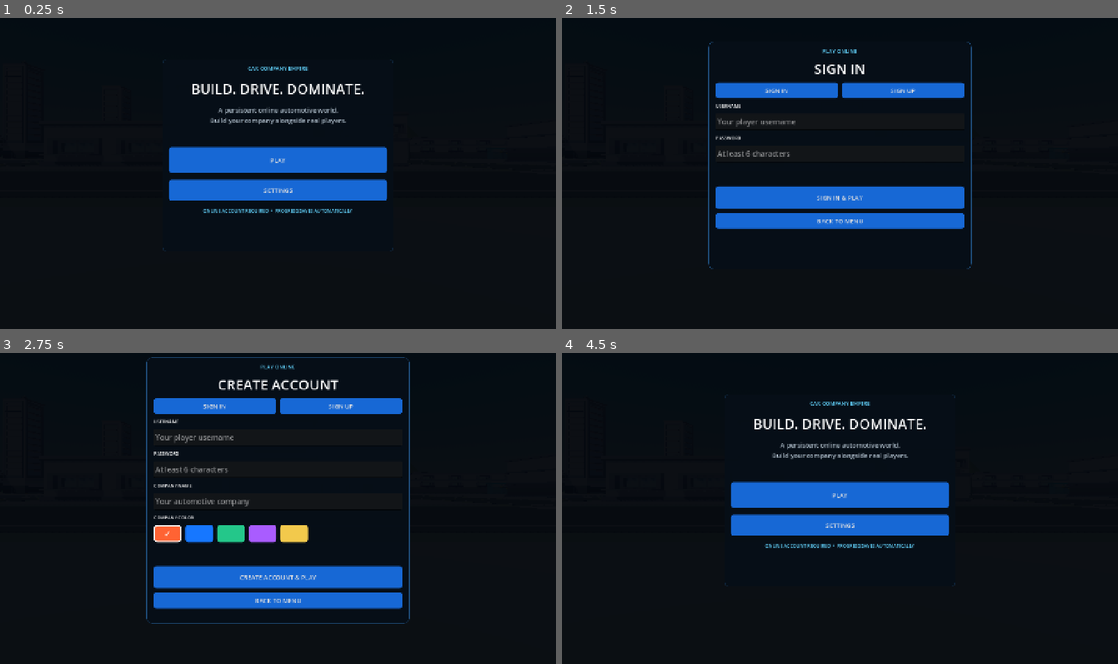
Above: before the commit, frames 1-4 (two rows, left to right).
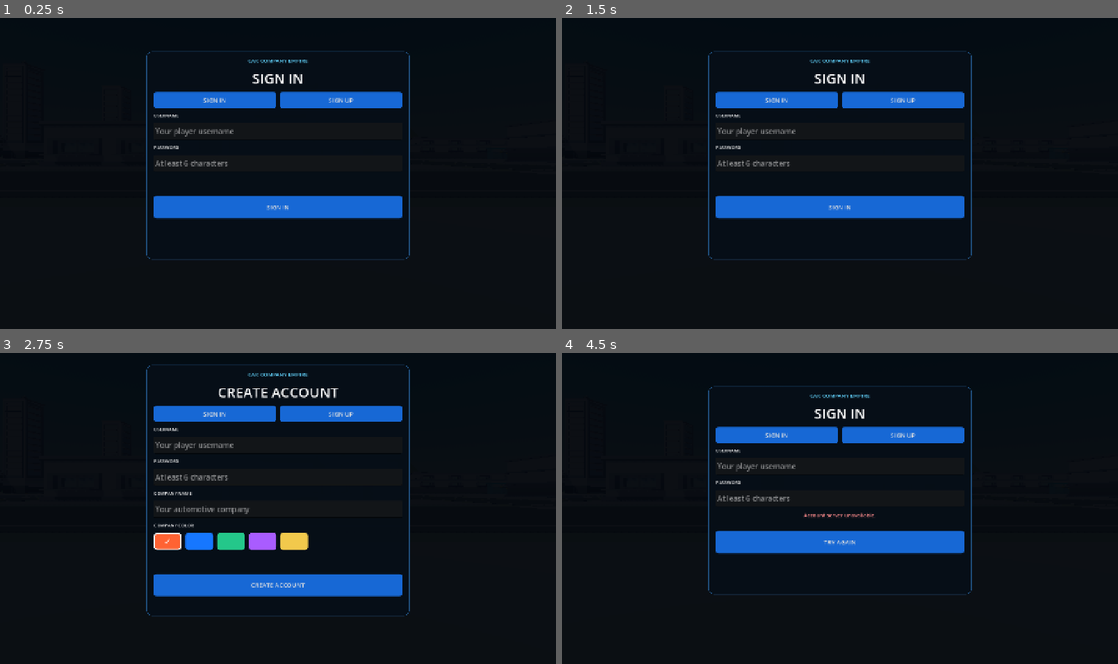
Above: after the commit, the same moments.

Repository: levmotin/car-company-empire
Game: Godot game, scene res://main.tscn
Two runs of this game, one before a commit and one after it. Both use one fixed random seed, a clock stepped at 60 frames per second and the inputs below.
Inputs (mouse positions are in pixels of both pictures, inside the frame that each line leads up to):
- Up to frame 1 (0.25 s): no input
- Up to frame 2 (1.5 s): click "PLAY" (after the commit: "SIGN IN") at 0.5 s; click "SIGN IN" at 1.25 s
- Up to frame 3 (2.75 s): click "SIGN UP" at 2 s
- Up to frame 4 (4.5 s): click "SIGN IN" at 2.75 s; click "SIGN IN" at 3.5 s; click (840, 555) at 4.25 s, where only the run before the commit has a clickable "BACK TO MENU"

The runs differ from the first frame. In frame 1, 13% of the frame differs, in the area x 26-74%, y 10-78%; in frame 2, 8.5%; in frame 3, 10%; in frame 4, 13%.

Commit message:
Show authentication before main menu

Diff:
--- a/scripts/game.gd
+++ b/scripts/game.gd
@@ -86,7 +86,7 @@
 	delete_request = HTTPRequest.new()
 	delete_request.request_completed.connect(_on_delete_request_completed)
 	add_child(delete_request)
-	_show_main_menu()
+	_show_auth_screen(true)
 
 func _setup_styles() -> void:
 	style_panel = StyleBoxFlat.new()
@@ -1513,6 +1513,9 @@
 	_refresh_hud()
 
 func _show_main_menu() -> void:
+	if auth_token.is_empty():
+		_show_auth_screen(true)
+		return
 	Input.mouse_mode = Input.MOUSE_MODE_VISIBLE
 	_clear_startup_screen()
 	company_setup = _startup_backdrop()
@@ -1523,7 +1526,7 @@
 	card.add_child(box)
 	_add_startup_heading(box, "CAR COMPANY EMPIRE", "BUILD. DRIVE. DOMINATE.")
 	var sub := Label.new()
-	sub.text = "A persistent online automotive world.\nBuild your company alongside real players."
+	sub.text = "SIGNED IN AS  %s  /  %s\nBuild your company alongside real players." % [player_username, company_name]
 	sub.horizontal_alignment = HORIZONTAL_ALIGNMENT_CENTER
 	sub.add_theme_font_size_override("font_size", 17)
 	sub.add_theme_color_override("font_color", Color("#aebdca"))
@@ -1533,7 +1536,7 @@
 	box.add_child(spacer)
 	var play := _ui_button("PLAY")
 	play.custom_minimum_size.y = 66
-	play.pressed.connect(_show_auth_screen.bind(true))
+	play.pressed.connect(_begin_online_play)
 	box.add_child(play)
 	var settings := _ui_button("SETTINGS")
 	settings.custom_minimum_size.y = 54
@@ -1572,13 +1575,13 @@
 func _show_auth_screen(sign_in: bool) -> void:
 	_clear_startup_screen()
 	company_setup = _startup_backdrop()
-	var card_size := Vector2(680, 590 if sign_in else 690)
+	var card_size := Vector2(680, 540 if sign_in else 650)
 	var card := _startup_card(card_size)
 	company_setup.add_child(card)
 	var box := VBoxContainer.new()
 	box.add_theme_constant_override("separation", 11)
 	card.add_child(box)
-	_add_startup_heading(box, "PLAY ONLINE", "SIGN IN" if sign_in else "CREATE ACCOUNT")
+	_add_startup_heading(box, "CAR COMPANY EMPIRE", "SIGN IN" if sign_in else "CREATE ACCOUNT")
 	var mode_row := HBoxContainer.new()
 	mode_row.add_theme_constant_override("separation", 10)
 	box.add_child(mode_row)
@@ -1628,16 +1631,13 @@
 	error_label.add_theme_font_size_override("font_size", 14)
 	error_label.add_theme_color_override("font_color", Color("#ff8d8d"))
 	box.add_child(error_label)
-	var submit := _ui_button("SIGN IN & PLAY" if sign_in else "CREATE ACCOUNT & PLAY")
+	var submit := _ui_button("SIGN IN" if sign_in else "CREATE ACCOUNT")
 	submit.custom_minimum_size.y = 58
 	if sign_in:
 		submit.pressed.connect(_submit_sign_in.bind(username_input, password_input, submit, error_label))
 	else:
 		submit.pressed.connect(_submit_sign_up.bind(username_input, password_input, company_input, submit, error_label))
 	box.add_child(submit)
-	var back := _ui_button("BACK TO MENU")
-	back.pressed.connect(_show_main_menu)
-	box.add_child(back)
 
 func _startup_backdrop() -> ColorRect:
 	var backdrop := ColorRect.new()
@@ -1728,7 +1728,10 @@
 			error_label.text = "The account server returned an invalid response."
 		return
 	_apply_account(account)
-	_show_loading_screen("SIGNING IN…")
+	_show_main_menu()
+
+func _begin_online_play() -> void:
+	_show_loading_screen("JOINING ONLINE WORLD…")
 	_connect_online_world()
 
 func _account_api_url() -> String:
@@ -1801,7 +1804,8 @@
 	)
 	box.add_child(retry)
 	var back := _ui_button("BACK TO SIGN IN")
-	back.pressed.connect(_show_auth_screen.bind(true))
+	back.text = "BACK TO MAIN MENU"
+	back.pressed.connect(_show_main_menu)
 	box.add_child(back)
 
 func _finish_online_launch() -> void:
@@ -1997,7 +2001,7 @@
 	if online_socket:
 		online_socket.close()
 	_clear_online_session()
-	_show_main_menu()
+	_show_auth_screen(true)
 
 func _online_server_url() -> String:
 	for argument in OS.get_cmdline_user_args():
--- a/tests/launch_smoke.gd
+++ b/tests/launch_smoke.gd
@@ -28,6 +28,10 @@
 			"player_position": {"x": 90, "y": 0.1, "z": 55},
 		},
 	})
+	game.set("auth_token", "test-token")
+	game.call("_show_main_menu")
+	await process_frame
+	var authenticated_menu_ready: bool = not game.get("game_started") and not game.get("hud").visible
 	game.call("_finish_online_launch")
 	await process_frame
 	var setup = game.get("company_setup")
@@ -36,7 +40,7 @@
 	var username_applied: bool = game.get("player_username") == "TestDriver"
 	var money_loaded: bool = game.get("money") == 54321
 	var cars_loaded: bool = game.get("manufactured_vehicles").size() == 1
-	if menu_visible and minimap_removed and setup_closed and name_applied and username_applied and money_loaded and cars_loaded:
+	if menu_visible and authenticated_menu_ready and minimap_removed and setup_closed and name_applied and username_applied and money_loaded and cars_loaded:
 		print("LAUNCH_SMOKE_PASS")
 		game.queue_free()
 		await process_frame
Not shown, changed: web/index.html
Not shown, changed: web/index.pck
